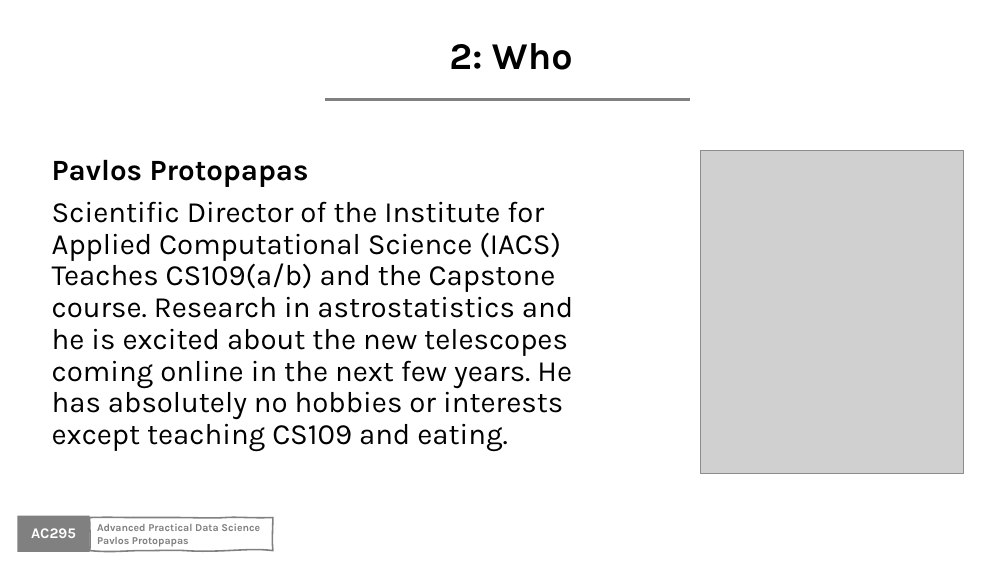
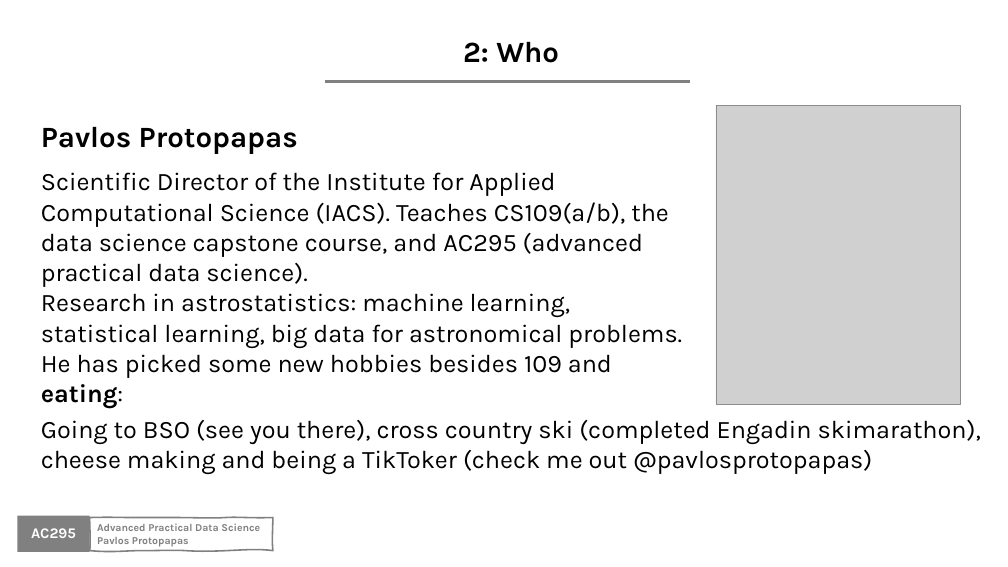
Before and after one commit to Harvard-IACS/2020-AC295, a slide deck: slide 7 of content/lectures/lecture1/presentation/lecture1_draft.pptx. Drawn at 1008x567 pixels with LibreOffice and Linux fonts; fonts in the diff are those of the drawing; grey boxes stand for pictures; background and template pictures are left out. Boxes give left, top, right and bottom in pixels: in the first picture for what was removed or moved away, otherwise in the second. Text is boxed around its words. In the diff, an @@ line names an element or a change of style, - is before the commit and + after.

```diff
--- a/content/lectures/lecture1/presentation/lecture1_draft.pptx
+++ b/content/lectures/lecture1/presentation/lecture1_draft.pptx
@@ text "2: Who" at box(463, 41, 559, 63): size 36 to 28 pt, bold off @@
@@ line moved from (325, 99) - (690, 99) to (325, 82) - (690, 82) @@
@@ picture: place and size @@
-picture at box(700, 151, 964, 473)
+picture at box(716, 105, 961, 404)
@@ text added at box(41, 126, 682, 409), 24 pt, text #000000 @@
+Pavlos Protopapas
+Scientific Director of the Institute for Applied Computational Science (IACS). Teaches CS109(a/b), the data science capstone course, and AC295 (advanced practical data science).
+Research in astrostatistics: machine learning, statistical learning, big data for astronomical problems.
+He has picked some new hobbies besides 109 and eating:
@@ text removed at box(52, 159, 573, 451) @@
-Pavlos Protopapas
-Scientific Director of the Institute for Applied Computational Science (IACS) Teaches CS109(a/b) and the Capstone course. Research in astrostatistics and he is excited about the new telescopes coming online in the next few years. He has absolutely no hobbies or interests except teaching CS109 and eating.
@@ text added at box(41, 420, 981, 475), 24 pt, text #000000 @@
+Going to BSO (see you there), cross country ski (completed Engadin skimarathon), cheese making and being a TikToker (check me out @pavlosprotopapas)
```
Also in this commit, not shown: 11 other slides changed, 6 other files.
